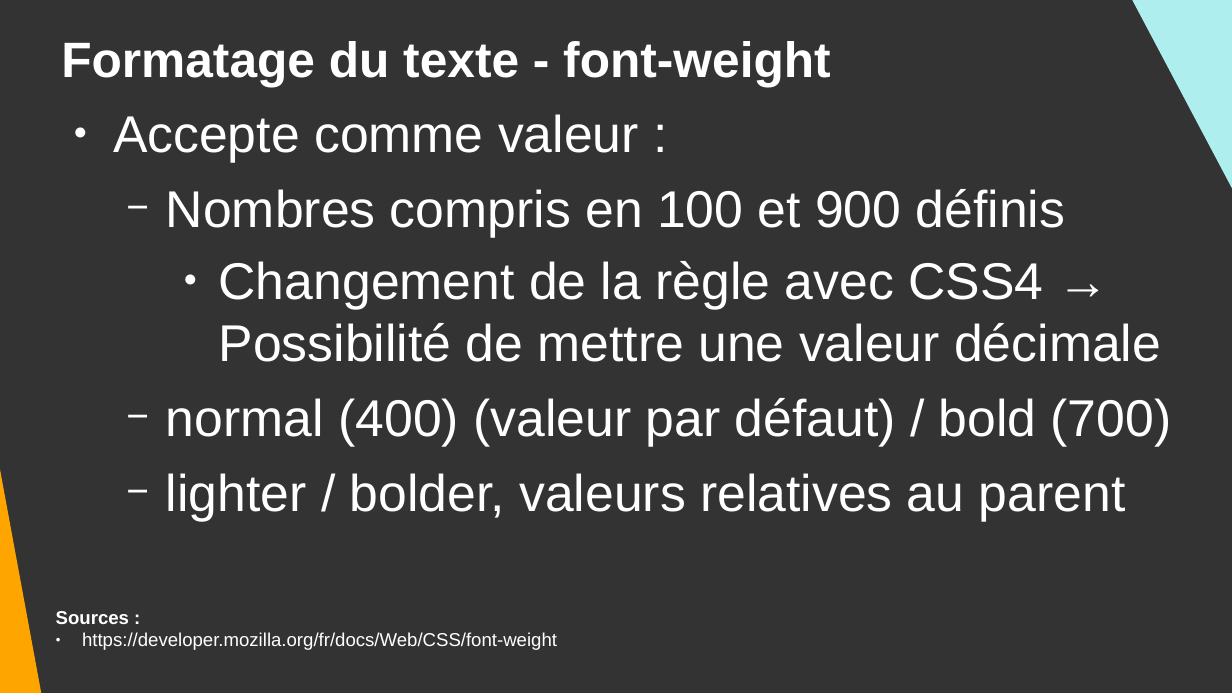
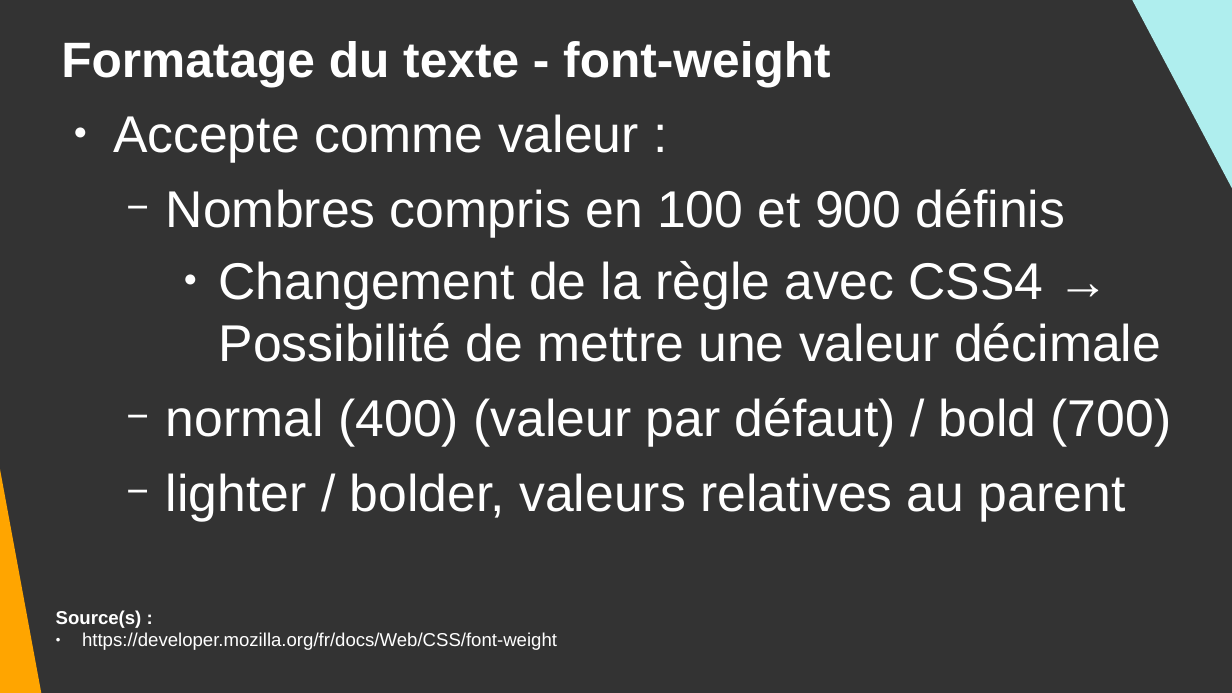
Before and after one commit to DanYellow/cours, a slide deck: slide 7 of integration-web-s1/travaux-pratiques/numero-4/presentation.odp. Drawn at 1232x693 pixels with LibreOffice and Linux fonts; fonts in the diff are those of the drawing. Boxes give left, top, right and bottom in pixels: in the first picture for what was removed or moved away, otherwise in the second. Text is boxed around its words. In the diff, an @@ line names an element or a change of style, - is before the commit and + after.

```diff
--- a/integration-web-s1/travaux-pratiques/numero-4/presentation.odp
+++ b/integration-web-s1/travaux-pratiques/numero-4/presentation.odp
@@ text at [56,610,142,628]: text changed @@
-Sources :
+Source(s) :
```
Also in this commit, not shown: 3 other slides changed, 1 slide added, 1 slide removed, 7 other files.
